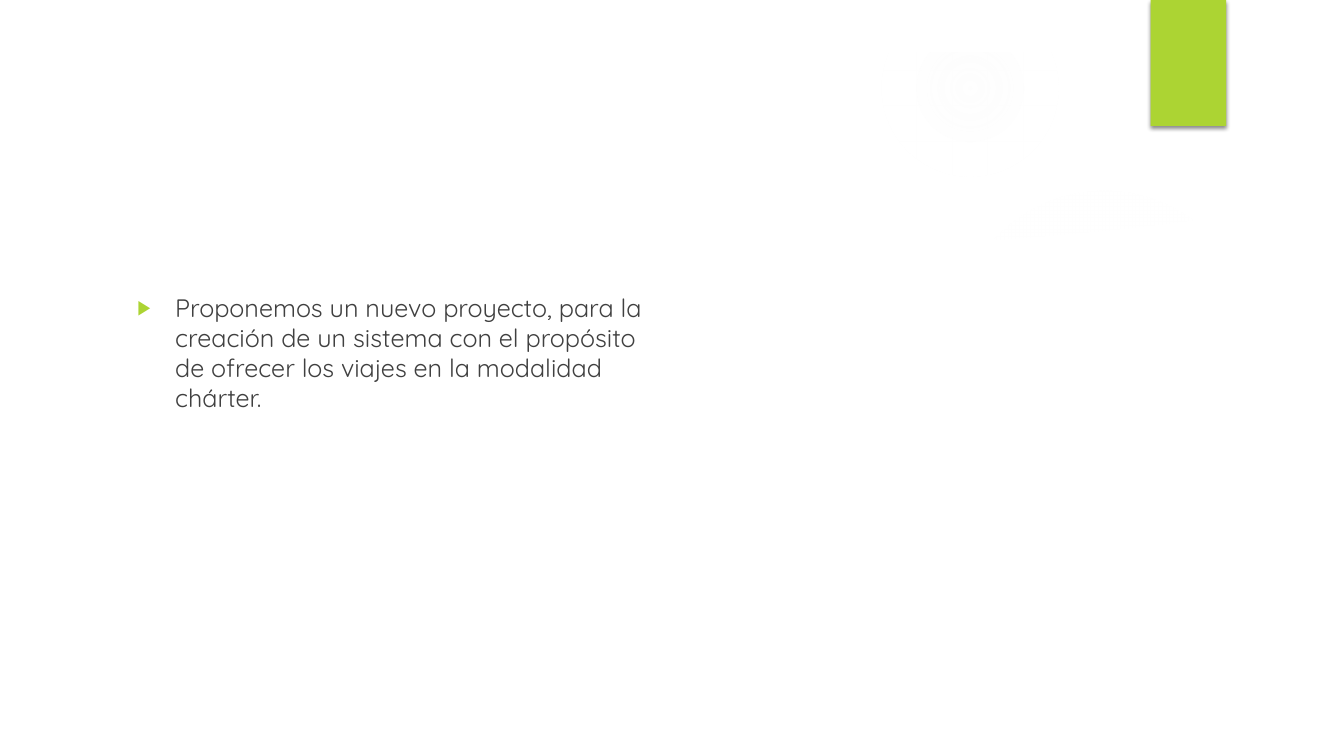
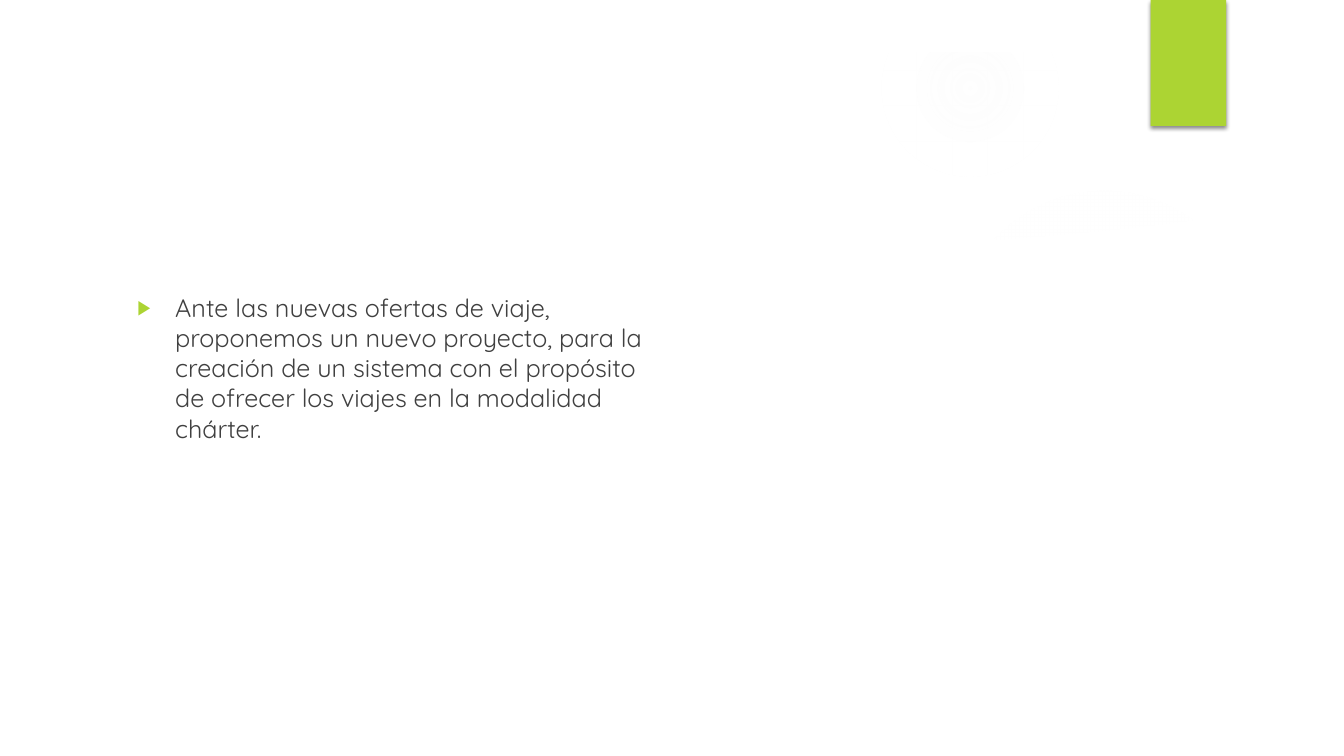
Before and after one commit to anon34mx/anon34mx.github.io, a slide deck: slide 2 of p/parhikuni-via/Presentación VIA.pptx. Drawn at 1344x756 pixels with LibreOffice and Linux fonts; fonts in the diff are those of the drawing; background and template pictures are left out. Boxes give left, top, right and bottom in pixels: in the first picture for what was removed or moved away, otherwise in the second. Text is boxed around its words. In the diff, an @@ line names an element or a change of style, - is before the commit and + after.

```diff
--- a/p/parhikuni-via/Presentación VIA.pptx
+++ b/p/parhikuni-via/Presentación VIA.pptx
@@ text at (175,298,642,439): text changed @@
-▶ Proponemos un nuevo proyecto, para la creación de un sistema con el propósito de ofrecer los viajes en la modalidad chárter.
+▶ Ante las nuevas ofertas de viaje, proponemos un nuevo proyecto, para la creación de un sistema con el propósito de ofrecer los viajes en la modalidad chárter.
```
Also in this commit, not shown: 1 other slide changed, 8 other files.
